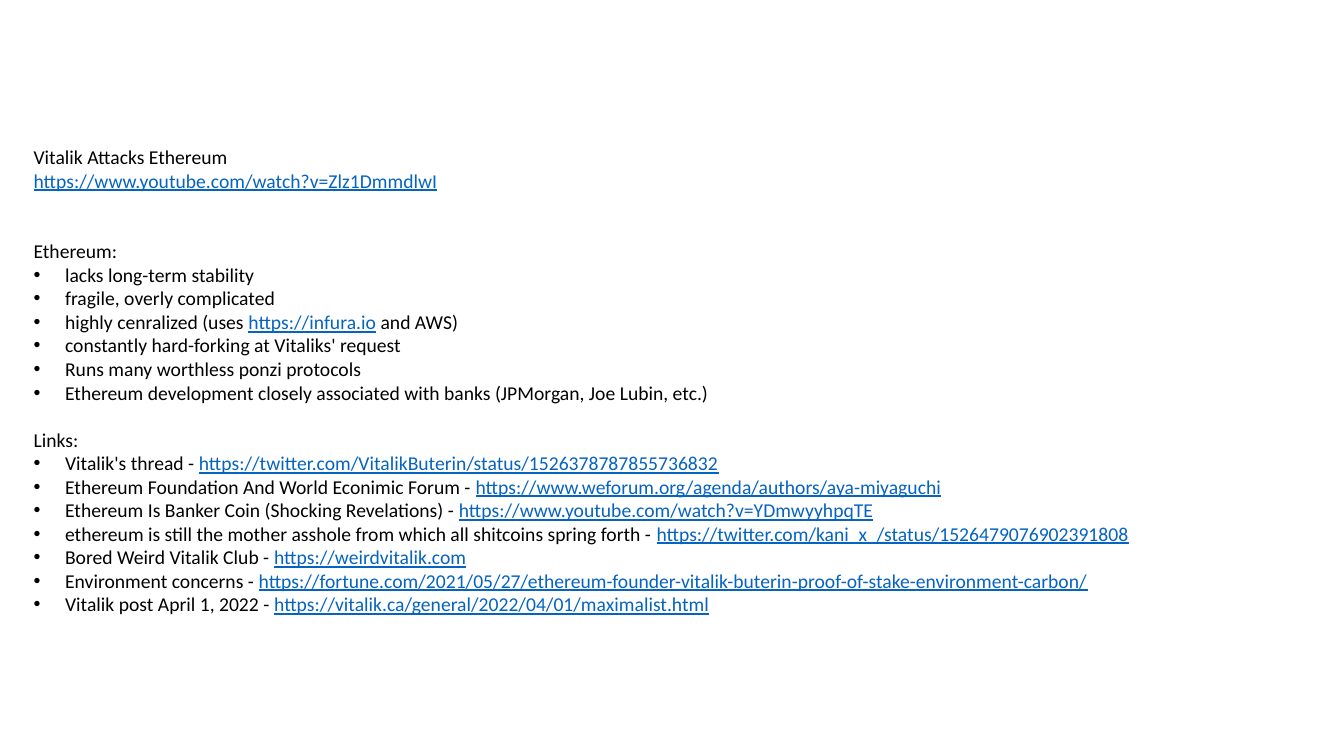
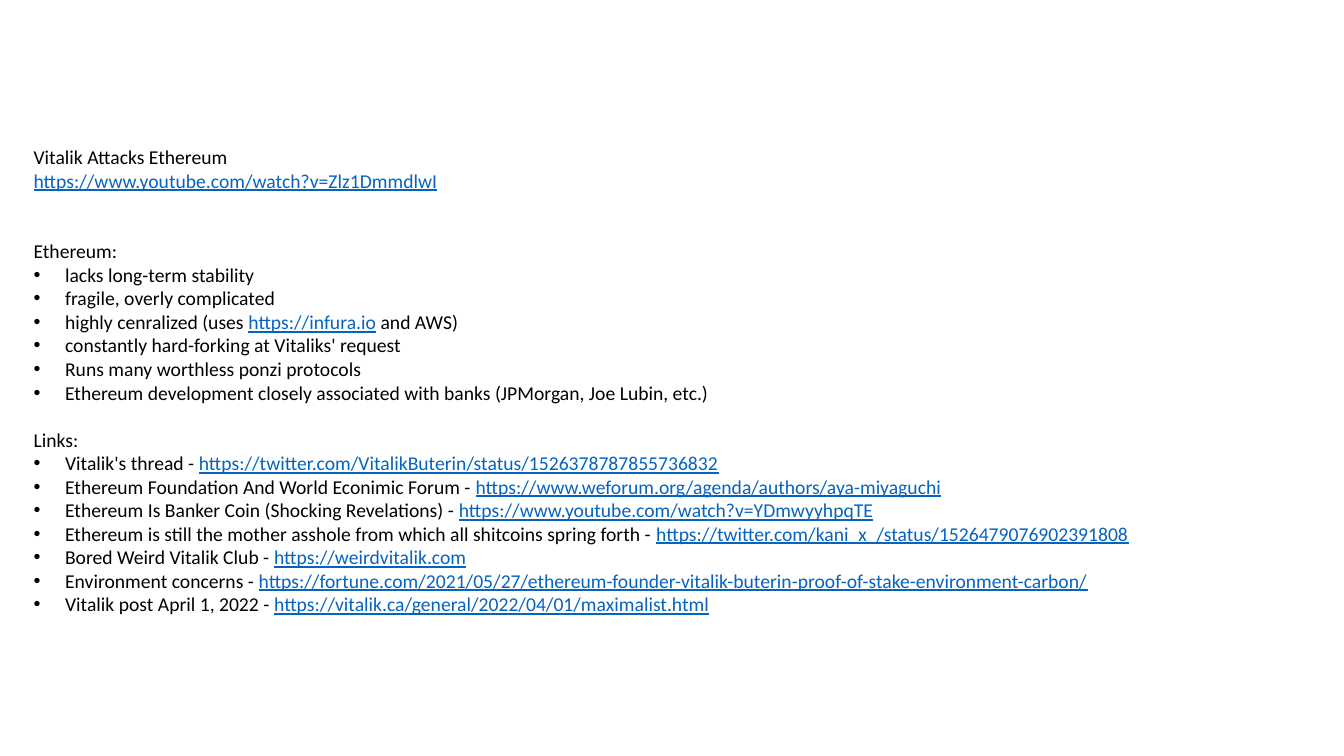
Before and after one commit to lselector/crypto, a slide deck: slide 9 of crypto_02_Ether_POS.pptx. Drawn at 1344x756 pixels with LibreOffice and Linux fonts; fonts in the diff are those of the drawing. Boxes give left, top, right and bottom in pixels: in the first picture for what was removed or moved away, otherwise in the second. Text is boxed around its words. In the diff, an @@ line names an element or a change of style, - is before the commit and + after.

```diff
--- a/crypto_02_Ether_POS.pptx
+++ b/crypto_02_Ether_POS.pptx
@@ text at (x1=65, y1=527, x2=1128, y2=545): text changed @@
-• ethereum is still the mother asshole from which all shitcoins spring forth - https://twitter.com/kani_x_/status/1526479076902391808
+• Ethereum is still the mother asshole from which all shitcoins spring forth - https://twitter.com/kani_x_/status/1526479076902391808
```
Also in this commit, not shown: 2 other files.
